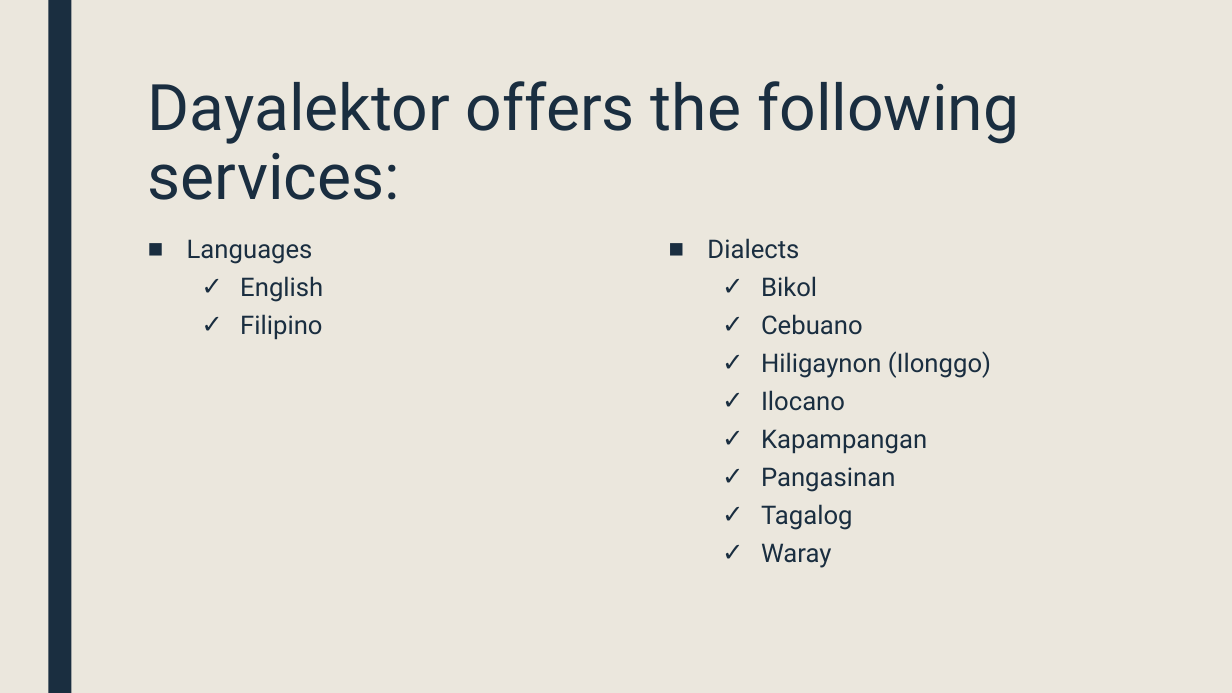
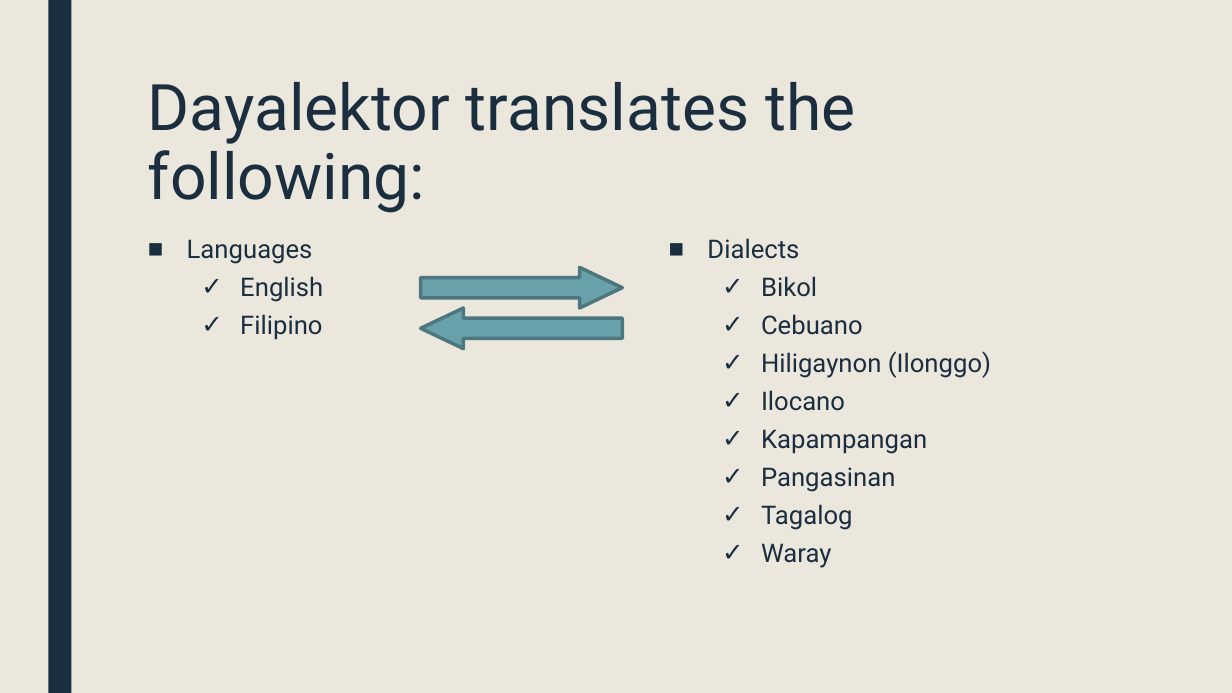
Before and after one commit to mlbelchez/Project---TENTREP, a slide deck: slide 9 of Presentation/PPT/Presentation 2.pptx. Drawn at 1232x693 pixels with LibreOffice and Linux fonts; fonts in the diff are those of the drawing. Boxes give left, top, right and bottom in pixels: in the first picture for what was removed or moved away, otherwise in the second. Text is boxed around its words. In the diff, an @@ line names an element or a change of style, - is before the commit and + after.

Commit message:
updated ppt2 (ulit)

```diff
--- a/Presentation/PPT/Presentation 2.pptx
+++ b/Presentation/PPT/Presentation 2.pptx
@@ title at (x1=148, y1=82, x2=855, y2=213): text changed @@
-Dayalektor offers the following services:
+Dayalektor translates the following:
@@ right arrow added at (x1=421, y1=267, x2=622, y2=308), fill #69A1AB, outline #4E777F 2.75 pt @@
@@ right arrow added at (x1=421, y1=308, x2=622, y2=348), fill #69A1AB, outline #4E777F 2.75 pt @@
```
